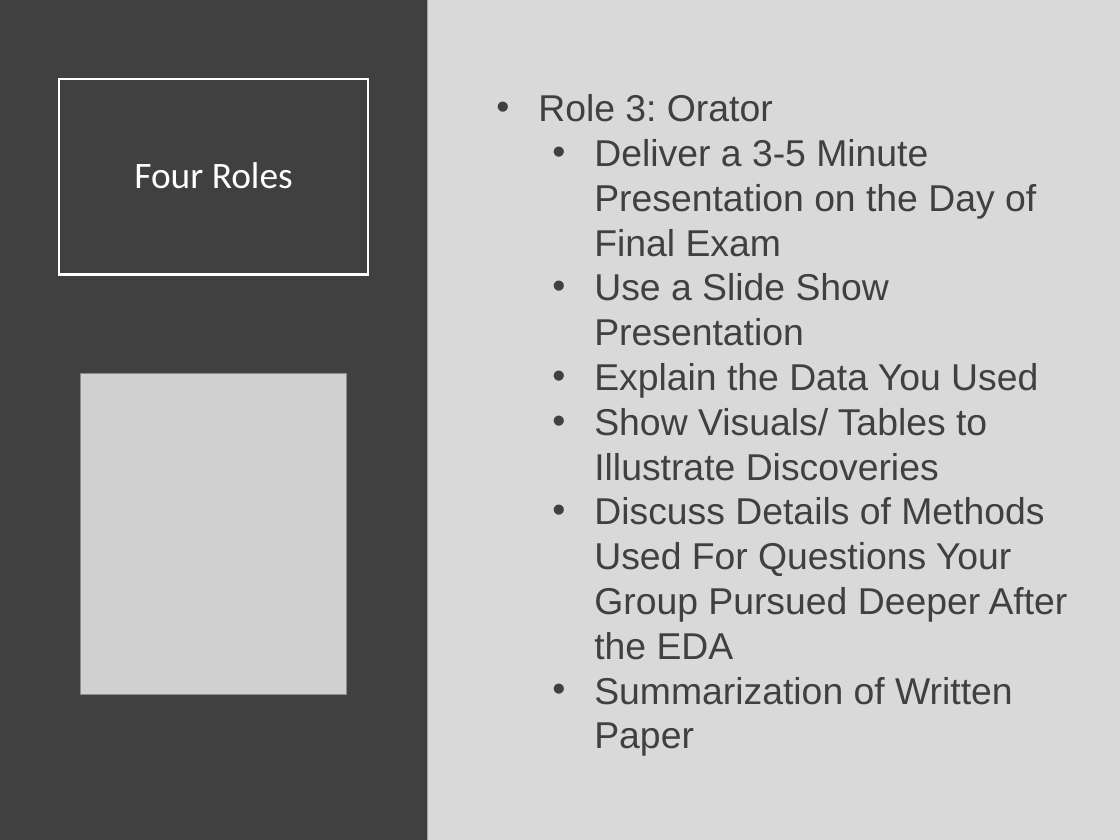
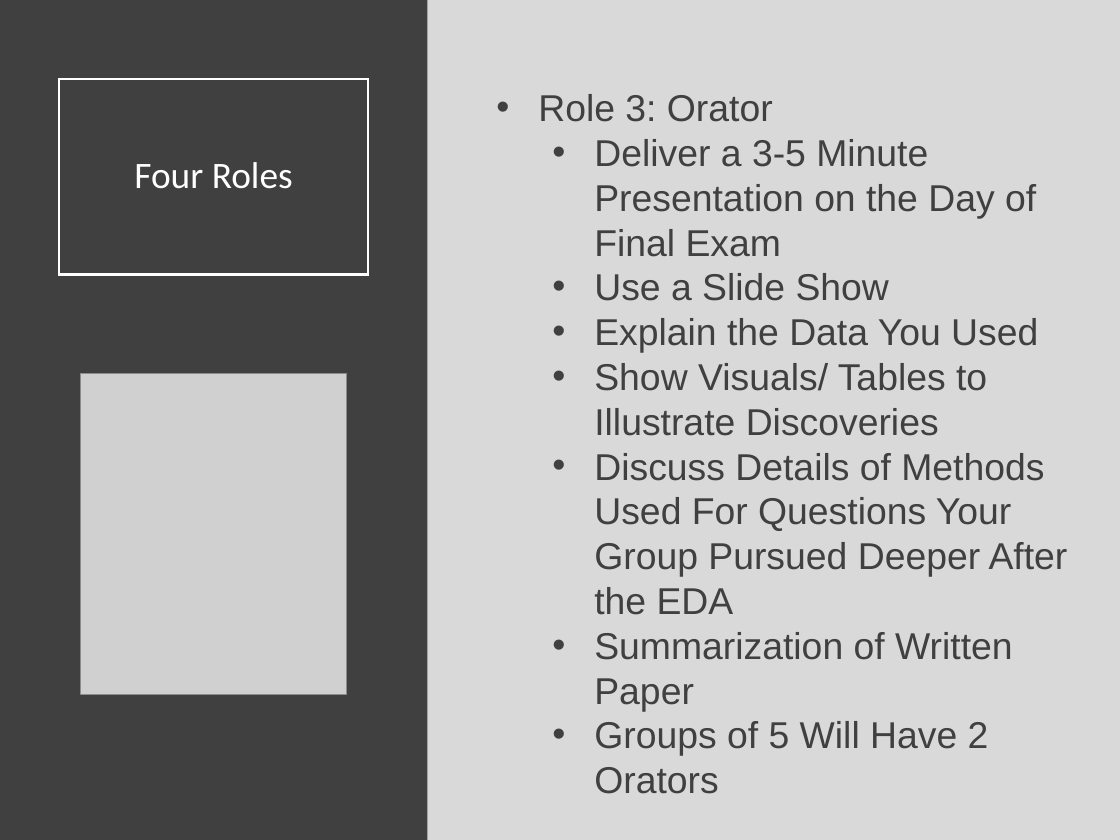
Before and after one commit to Yixf-Self/STOR320_WEBSITE, a slide deck: slide 7 of Lecture/Lecture 10/Lecture 10.pptx (slide 8 before the commit). Drawn at 1120x840 pixels with LibreOffice and Linux fonts; fonts in the diff are those of the drawing; grey boxes stand for pictures. Boxes give left, top, right and bottom in pixels: in the first picture for what was removed or moved away, otherwise in the second. Text is boxed around its words. In the diff, an @@ line names an element or a change of style, - is before the commit and + after.

```diff
--- a/Lecture/Lecture 10/Lecture 10.pptx
+++ b/Lecture/Lecture 10/Lecture 10.pptx
@@ text at box(594, 273, 889, 301): text changed @@
-  • Use a Slide Show Presentation
+  • Use a Slide Show
@@ text at box(594, 721, 989, 794): paragraph added @@
+  • Groups of 5 Will Have 2 Orators
```
Also in this commit, not shown: 6 other slides changed, 2 slides added, 2 slides removed, 9 other files.
